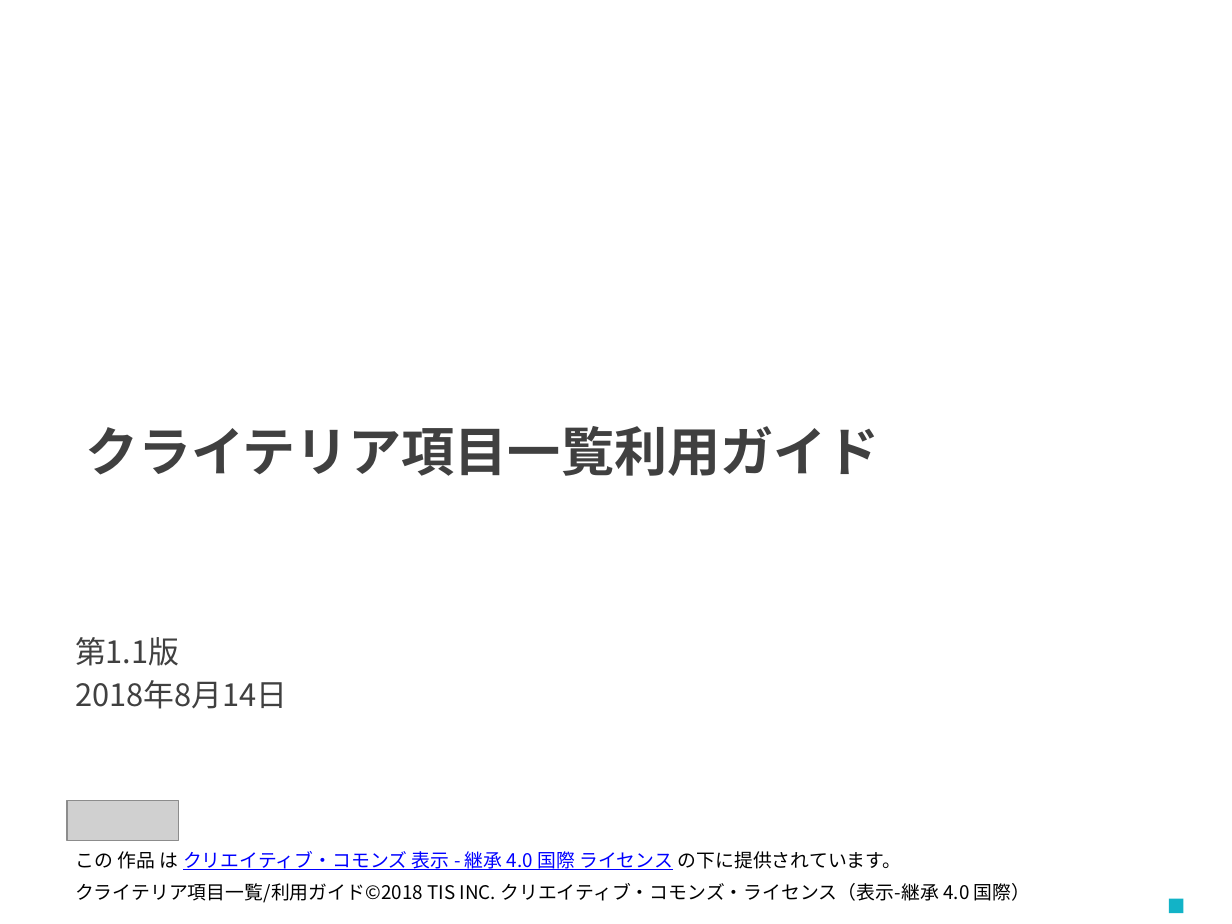
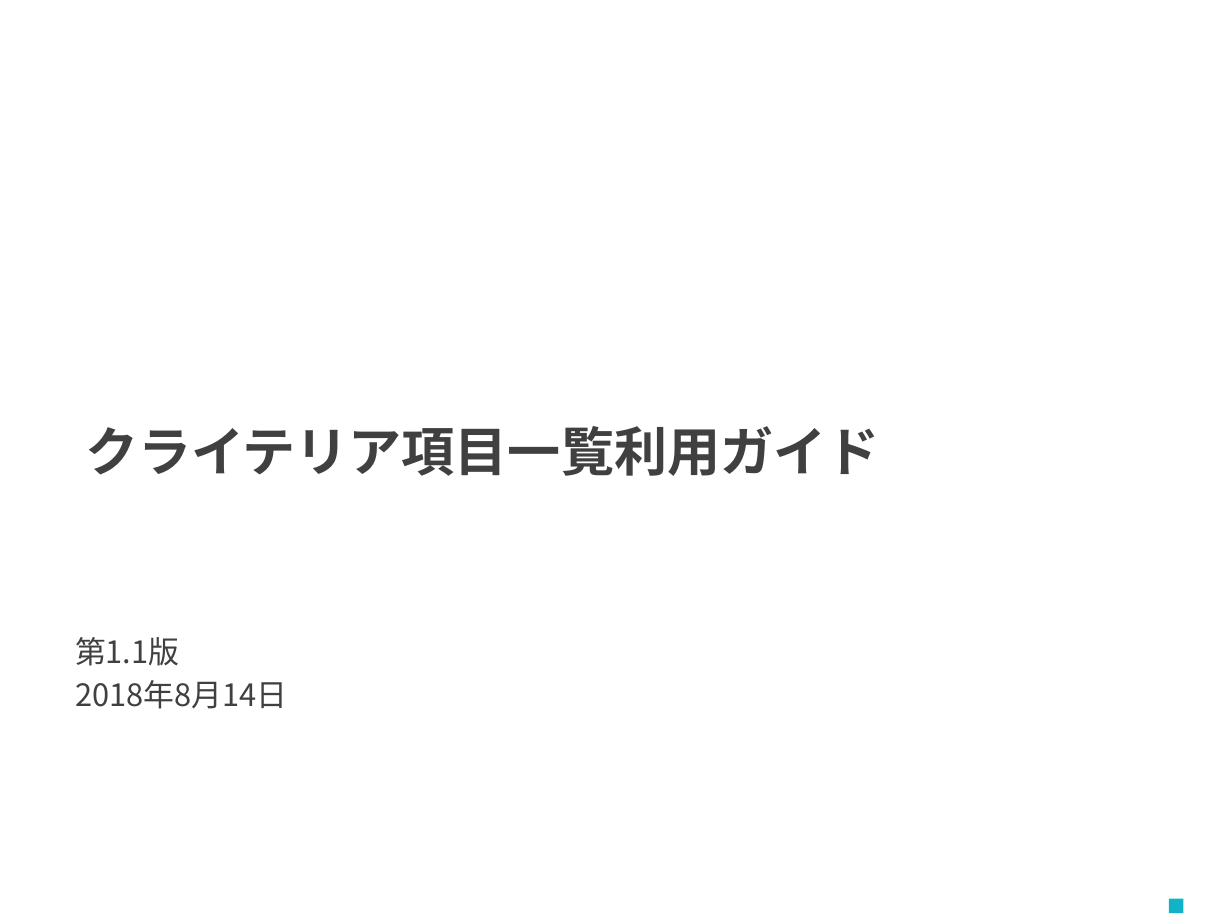
Before and after one commit to Fintan-contents/criteria-list, a slide deck: slide 1 of docs/クライテリア項目一覧利用ガイド.pptx. Drawn at 1232x924 pixels with LibreOffice and Linux fonts; fonts in the diff are those of the drawing; grey boxes stand for pictures; background and template pictures are left out. Boxes give left, top, right and bottom in pixels: in the first picture for what was removed or moved away, otherwise in the second. Text is boxed around its words. In the diff, an @@ line names an element or a change of style, - is before the commit and + after.

Commit message:
新ライセンス適用のためCCライセンス表記を削除。

```diff
--- a/docs/クライテリア項目一覧利用ガイド.pptx
+++ b/docs/クライテリア項目一覧利用ガイド.pptx
@@ picture removed at [68, 801, 179, 840] @@
@@ text removed at [76, 851, 902, 870] @@
-この 作品 は クリエイティブ・コモンズ 表示 - 継承 4.0 国際 ライセンス の下に提供されています。
@@ text removed at [75, 883, 1030, 903] @@
-クライテリア項目一覧/利用ガイド©2018 TIS INC. クリエイティブ・コモンズ・ライセンス（表示-継承 4.0 国際）
```
Also in this commit, not shown: 3 other files.
